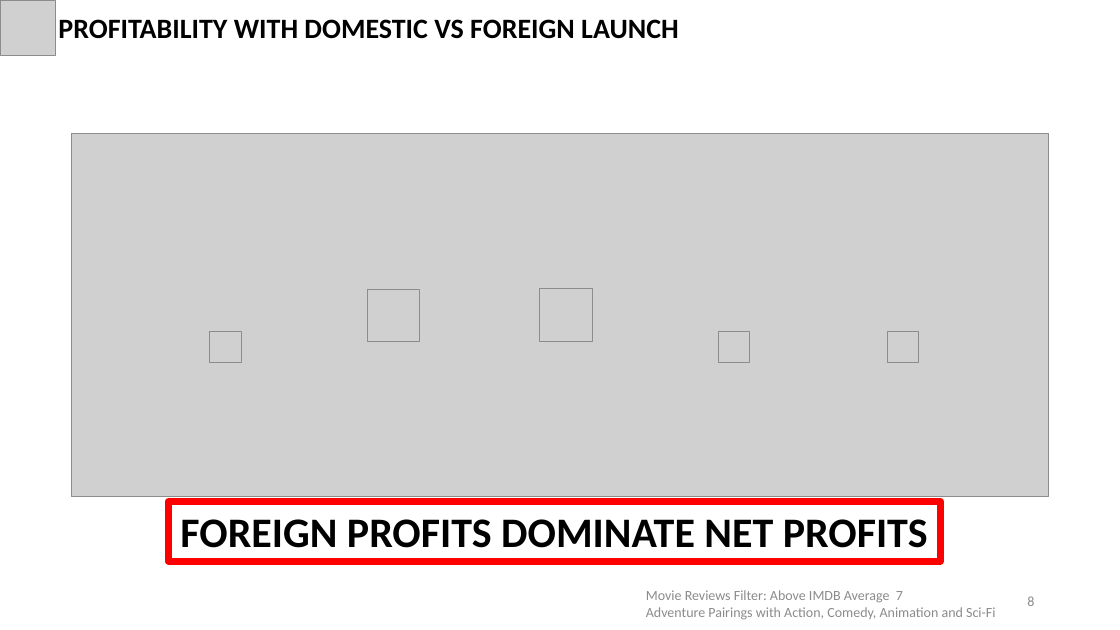
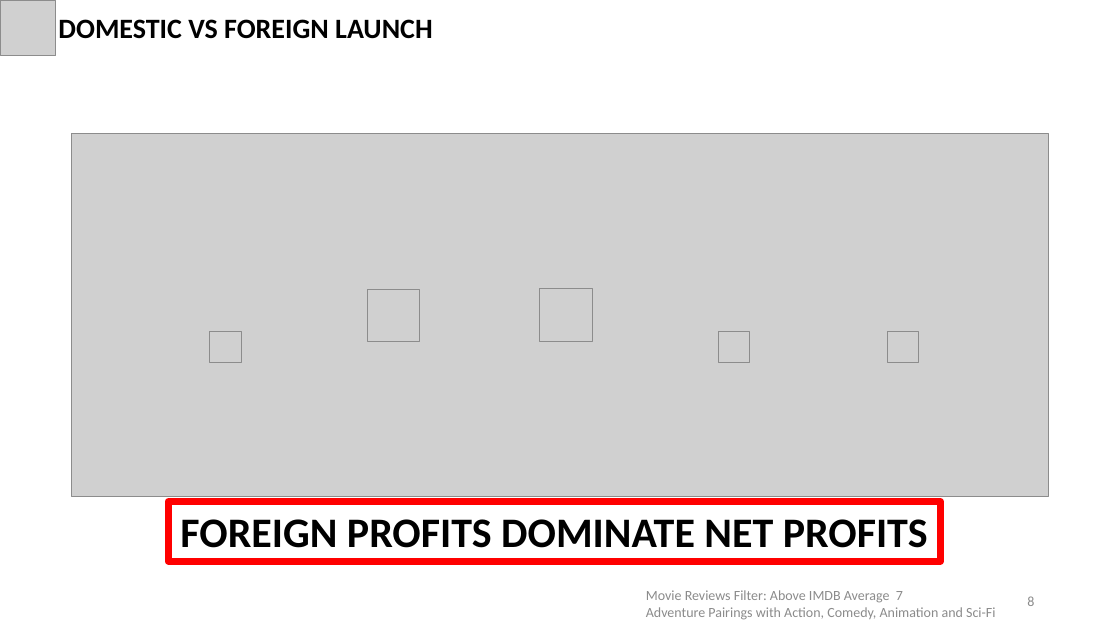
Before and after one commit to shayanabdulkarimkhan/dsc-phase-1-project-v2-4, a slide deck: slide 8 of Microsoft_Studios_Project.pptx. Drawn at 1120x630 pixels with LibreOffice and Linux fonts; fonts in the diff are those of the drawing; grey boxes stand for pictures. Boxes give left, top, right and bottom in pixels: in the first picture for what was removed or moved away, otherwise in the second. Text is boxed around its words. In the diff, an @@ line names an element or a change of style, - is before the commit and + after.

```diff
--- a/Microsoft_Studios_Project.pptx
+++ b/Microsoft_Studios_Project.pptx
@@ text at (58, 19, 432, 39): text changed @@
-PROFITABILITY WITH DOMESTIC VS FOREIGN LAUNCH
+DOMESTIC VS FOREIGN LAUNCH
```
Also in this commit, not shown: 2 other files.
